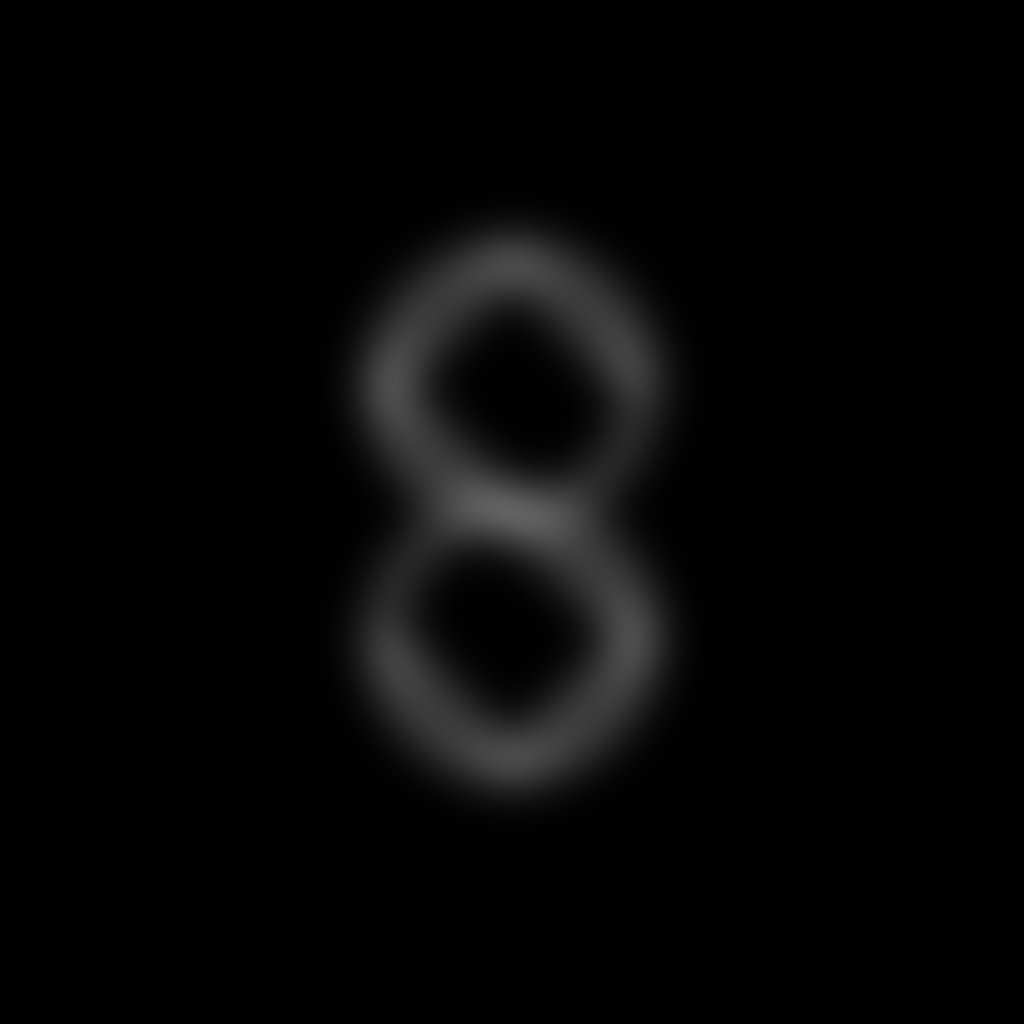
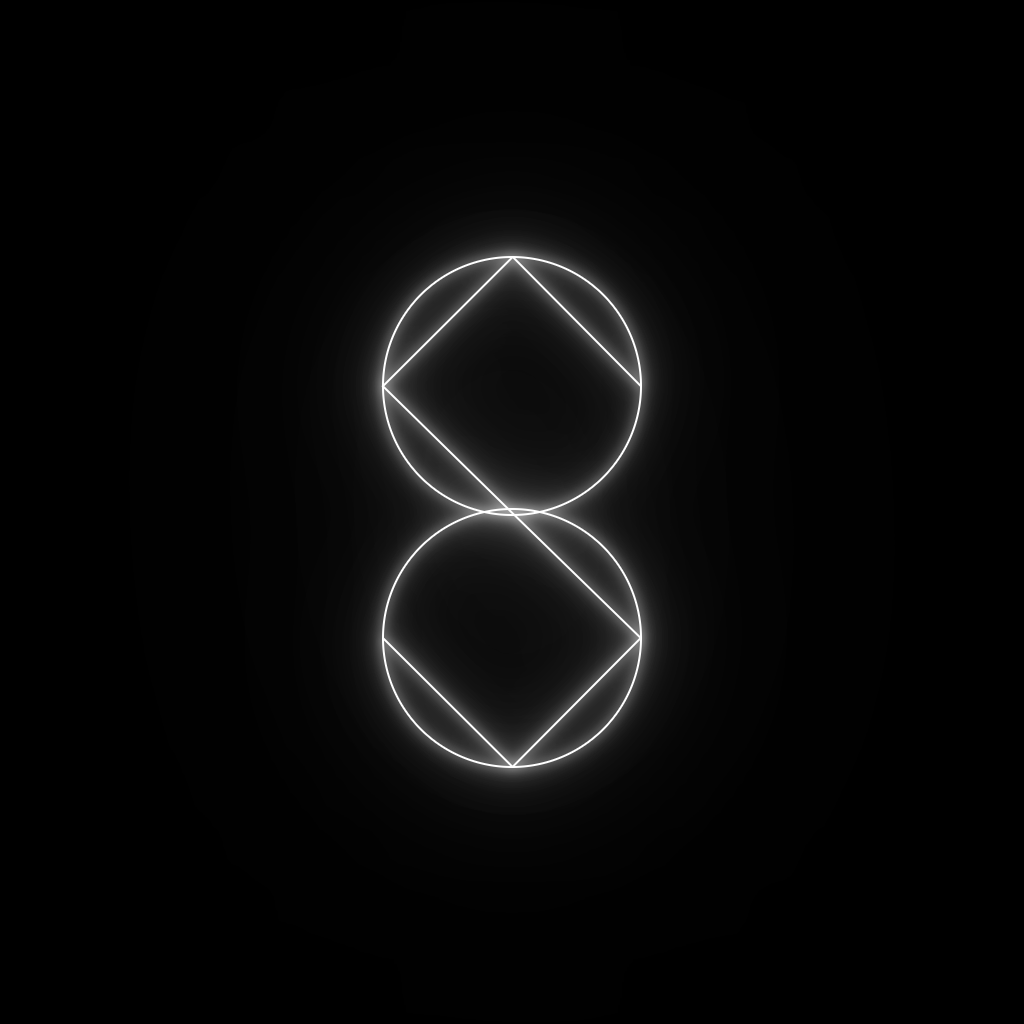
Before/after of a (1024, 1024) layered artwork. What changed in the layer stack:
renamed "Pasted Layer" to "blurred", moved it into group "old logo" over [237, 142, 787, 882]
renamed "Layer #2" to "old", moved it into group "old logo" over [237, 142, 787, 882]
added group "new logo" with 7 layers above "logo source" over [237, 142, 787, 882]
added layer "logo 512" in group "new logo" over [237, 142, 787, 882]
added layer "logo 256" in group "new logo" over [237, 142, 787, 882]
added layer "logo 128" in group "new logo" over [297, 171, 727, 852]
added layer "logo 64" in group "new logo" over [334, 209, 690, 815]
added layer "logo 32" in group "new logo" over [356, 230, 668, 794]
added layer "logo 16" in group "new logo" over [368, 242, 656, 782]
added layer "logo" in group "new logo" over [381, 256, 643, 768]
added layer "background" over [237, 142, 787, 882]
